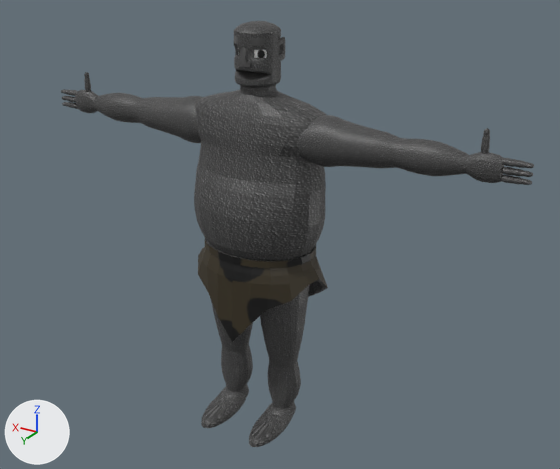
Renders of the FBX model TrollHunter/Models/Troll.fbx from each side of a commit.
Both versions are drawn from a camera (50 mm lens) standing at (-1.68, 2.6, 1.26) and looking at (-0.17, 0.1, 0.0). The lights are fixed; the arrows at lower left show +X, +Y and +Z. Where no turn or scale is listed for an object, it has been applied to the vertices.
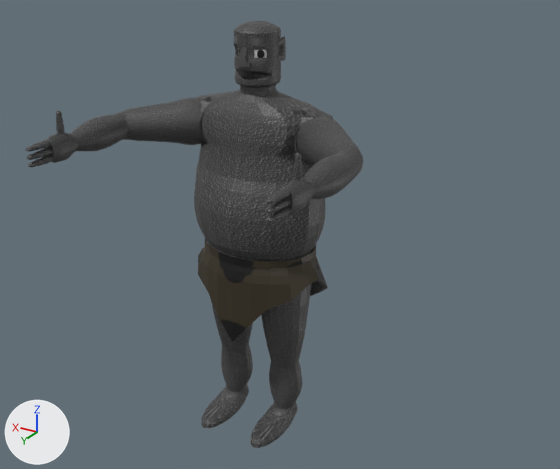
Changed parts and their boxes (x1, y1, x2, y2) in the pictures (560 x 469 px; the box of a moved part takes in the faces that stretch with it):
'pCylinder11', reshaped, moved (29% narrower)
    before: (61, 21, 534, 447)
    after: (26, 21, 363, 448)
part 1 of me_mesh, moved or reshaped
    before: (61, 89, 77, 96)
    after: (26, 140, 52, 152)
part 2 of me_mesh, moved or reshaped
    before: (61, 96, 75, 102)
    after: (28, 155, 53, 167)
part 3 of me_mesh, moved or reshaped
    before: (62, 102, 78, 109)
    after: (27, 148, 52, 160)
part 4 of me_mesh, moved or reshaped
    before: (84, 72, 91, 92)
    after: (56, 111, 64, 134)
part 5 of me_mesh, added
    after: (194, 21, 334, 342)
part 6 of me_mesh, added (black)
    after: (250, 283, 312, 448)
part 7 of me_mesh, added
    after: (46, 98, 207, 163)
part 8 of me_mesh, added
    after: (284, 117, 363, 215)
part 9 of me_mesh, added
    after: (266, 188, 291, 204)
part 10 of me_mesh, added
    after: (266, 207, 291, 222)
part 11 of me_mesh, added
    after: (266, 198, 291, 213)
part 12 of me_mesh, added
    after: (293, 153, 302, 181)
part 13 of me_mesh, deleted
    before: (75, 90, 534, 447)

The change in detail:
me_mesh is used by ob_pcylinder11; location (0.002, -0.023, 0.695).
me_mesh had 6917 vertices, 7150 faces and spanned x -1.12..1.11, y -0.23..0.28, z -1.68..0.13.
me_mesh now has 6917 vertices, 7148 faces and spans x -0.58..0.59, y -0.26..0.74, z -0.9..0.9.
me_mesh part 1: the loose piece of 342 vertices spanning x 0.99..1.11, y -0.02..0.02, z -0.29..-0.26 is turned 90.8 degrees about the z axis through its middle, then moved by (-0.53, 0.67, 0.77).
me_mesh part 2: the loose piece of 342 vertices spanning x 0.99..1.11, y -0.02..0.02, z -0.32..-0.29 is turned 90.8 degrees about the z axis through its middle, then moved by (-0.53, 0.67, 0.74).
me_mesh part 3: the loose piece of 342 vertices spanning x 0.99..1.11, y -0.02..0.02, z -0.35..-0.32 is turned 90.8 degrees about the z axis through its middle, then moved by (-0.53, 0.67, 0.8).
me_mesh part 4: the loose piece of 342 vertices spanning x 0.92..0.95, y -0.01..0.02, z -0.27..-0.16 is turned 90.8 degrees about the z axis through its middle, then moved by (-0.42, 0.56, 0.77).
me_mesh part 5: a new loose piece of 1093 vertices spanning x -0.36..0.36, y -0.26..0.21, z -0.48..0.9, in mat_lambert2 (picture img_trollcolor_png).
me_mesh part 6: a new loose piece of 962 vertices spanning x -0.24..-0.03, y -0.17..0.26, z -0.9..-0.04, in mat_lambert2 (picture img_trollcolor_png).
me_mesh part 7: a new loose piece of 582 vertices spanning x 0.21..0.59, y -0.12..0.63, z 0.37..0.57, in mat_lambert2 (picture img_trollcolor_png).
me_mesh part 8: a new loose piece of 582 vertices spanning x -0.58..-0.2, y -0.12..0.63, z 0.37..0.57, in mat_lambert2 (picture img_trollcolor_png).
me_mesh part 9: a new loose piece of 342 vertices spanning x -0.53..-0.5, y 0.61..0.74, z 0.49..0.51, in mat_lambert2 (picture img_trollcolor_png).
me_mesh part 10: a new loose piece of 342 vertices spanning x -0.53..-0.5, y 0.61..0.74, z 0.43..0.45, in mat_lambert2 (picture img_trollcolor_png).
me_mesh part 11: a new loose piece of 342 vertices spanning x -0.53..-0.5, y 0.61..0.74, z 0.46..0.48, in mat_lambert2 (picture img_trollcolor_png).
me_mesh part 12: a new loose piece of 342 vertices spanning x -0.53..-0.5, y 0.55..0.58, z 0.5..0.61, in mat_lambert2 (picture img_trollcolor_png).
me_mesh part 13: 7 loose pieces with 3494 vertices, spanning x -1.12..1.01, y -0.15..0.28, z -1.68..-0.16, are deleted.
Object 'pCylinder11' (ob_pcylinder11) moves from (0.002, -0.023, 0.695) to (0.0, 0.003, -0.079).
